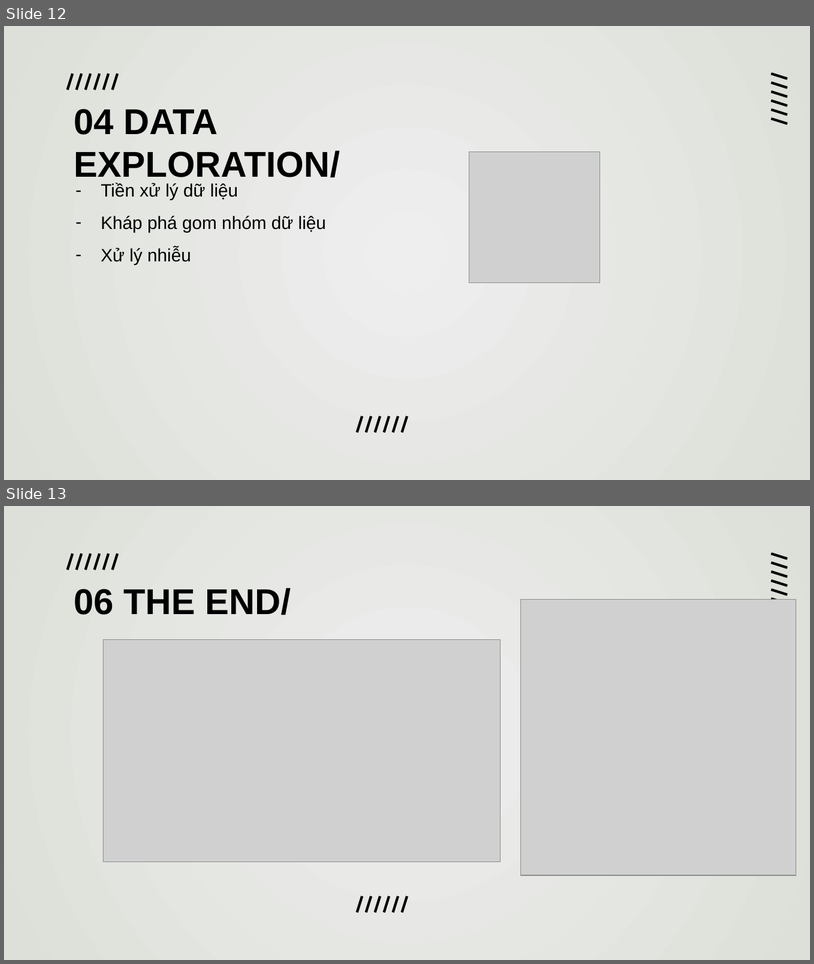
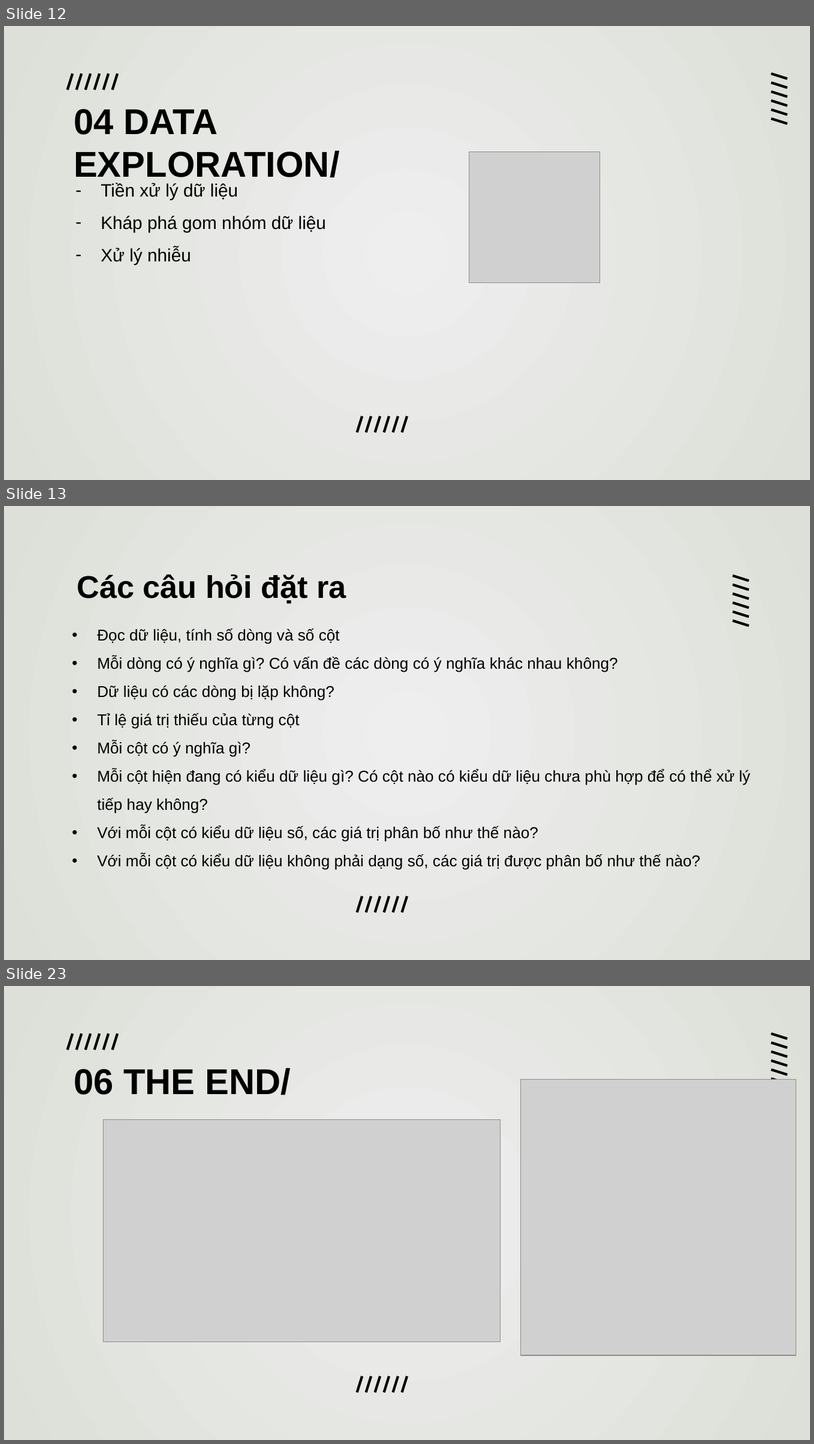
Before and after one commit to duongtanton/NP-KHDL-Gr9, a slide deck: group09.pptx. Shown one above the other, each under a label of ours: slides 12 and 13 before the commit, slides 12, 13 and 23 after it; the slides between them are not shown. The pictures are 814x964 and 814x1444 pixels, drawn with LibreOffice and Linux fonts; fonts in the diff are those of the drawing; grey boxes stand for pictures. Boxes give left, top, right and bottom in pixels: in the first picture for what was removed or moved away, otherwise in the second. Text is boxed around its words. In the diff, an @@ line names an element or a change of style, - is before the commit and + after.

```diff
--- a/group09.pptx
+++ b/group09.pptx
@@ slide 13 added at [4, 506, 810, 960], background gradient #EEEEEE to #DCE0D8 @@
@@ title added at [77, 574, 346, 604], 28 pt, text #000000, bold @@
+Các câu hỏi đặt ra
@@ subtitle added at [97, 628, 751, 870], 14 pt, text #000000 @@
+• Đọc dữ liệu, tính số dòng và số cột
+• Mỗi dòng có ý nghĩa gì? Có vấn đề các dòng có ý nghĩa khác nhau không?
+• Dữ liệu có các dòng bị lặp không?
+• Tỉ lệ giá trị thiếu của từng cột
+• Mỗi cột có ý nghĩa gì?
+• Mỗi cột hiện đang có kiểu dữ liệu gì? Có cột nào có kiểu dữ liệu chưa phù hợp để có thể xử lý tiếp hay không?
+• Với mỗi cột có kiểu dữ liệu số, các giá trị phân bố như thế nào?
+• Với mỗi cột có kiểu dữ liệu không phải dạng số, các giá trị được phân bố như thế nào?
@@ group added at [733, 576, 749, 625]: 6 lines @@
@@ group added at [357, 895, 407, 912]: 6 lines @@
@@ what was slide 13 is now slide 23 @@
```
Also in this commit, not shown: 9 other slides added.
